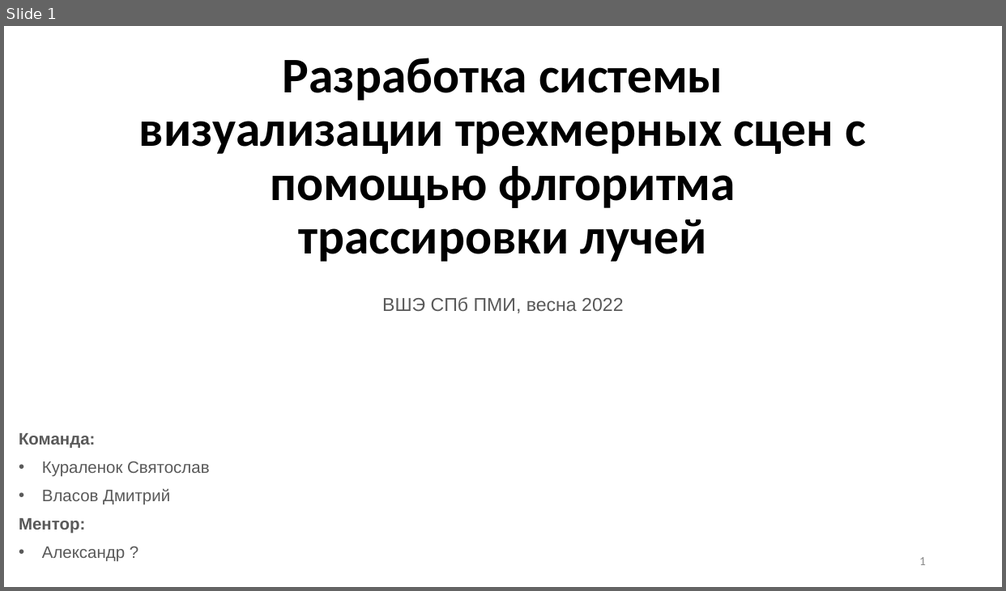
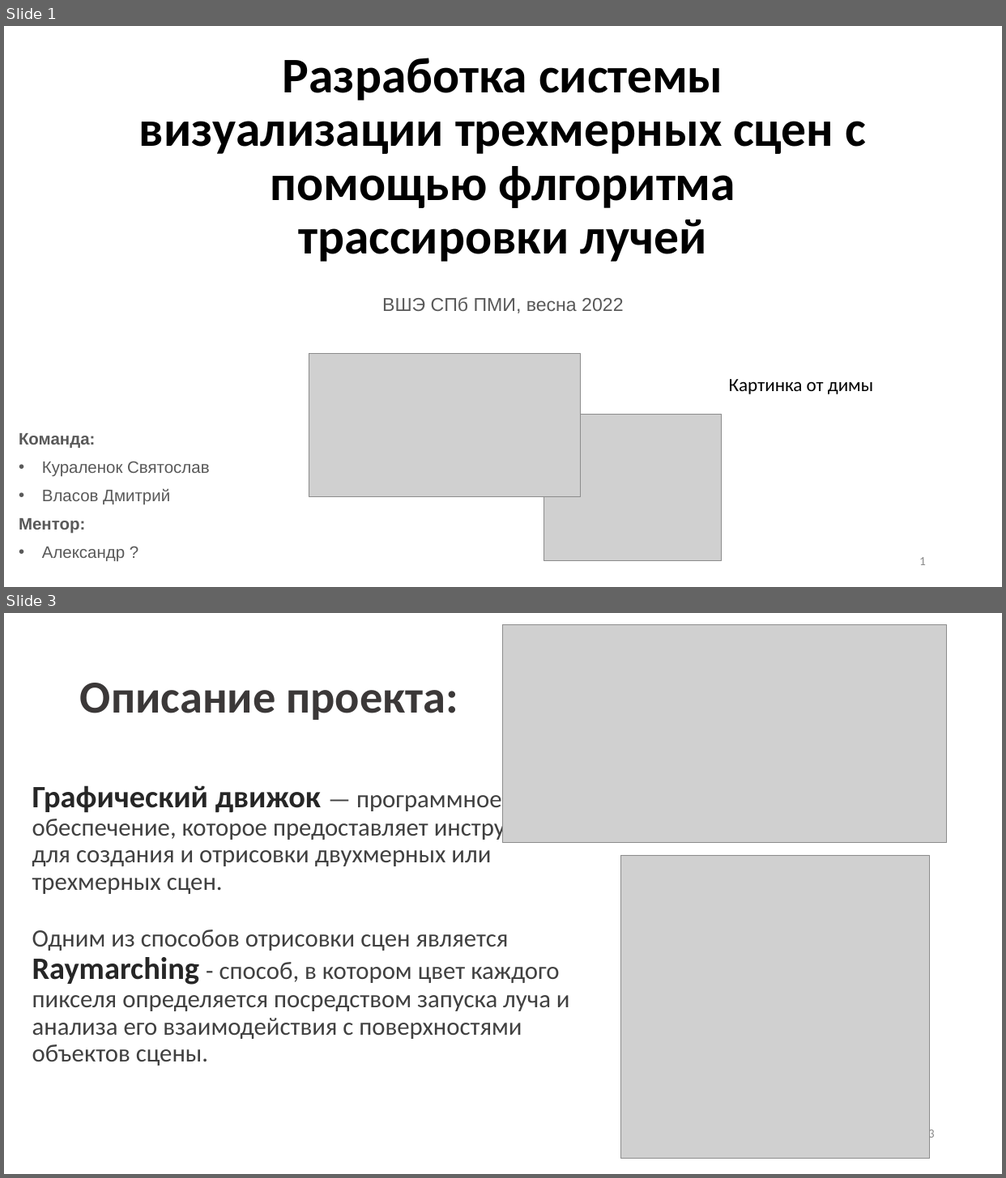
Before and after one commit to DmitriyVlasovDV1/CppRMRT, a slide deck: doc/presentation.pptx. Shown one above the other, each under a label of ours: slide 1 before the commit, slides 1 and 3 after it; the slides between them are not shown. The pictures are 1006x591 and 1006x1178 pixels, drawn with LibreOffice and Linux fonts; fonts in the diff are those of the drawing; grey boxes stand for pictures. Boxes give left, top, right and bottom in pixels: in the first picture for what was removed or moved away, otherwise in the second. Text is boxed around its words. In the diff, an @@ line names an element or a change of style, - is before the commit and + after.

```diff
--- a/doc/presentation.pptx
+++ b/doc/presentation.pptx
@@ slide 3 added at box(4, 613, 1002, 1174), background #FFFFFF @@
@@ picture added at box(503, 625, 948, 843) @@
@@ title added at box(80, 683, 458, 720), 44 pt, text #3B3838, bold @@
+Описание проекта:
@@ text added at box(32, 786, 574, 1066), 24 pt, text #404040 @@
+Графический движок — программное обеспечение, которое предоставляет инструменты для создания и отрисовки двухмерных или трехмерных сцен.
+Одним из способов отрисовки сцен является Raymarching - способ, в котором цвет каждого пикселя определяется посредством запуска луча и анализа его взаимодействия с поверхностями объектов сцены.
@@ picture added at box(621, 855, 929, 1160) @@
@@ page number added at box(928, 1127, 935, 1142), 12 pt, text #8C8C8C @@
+3
@@ slide 1 changed as well @@
@@ picture added at box(309, 354, 581, 497) @@
@@ text added at box(729, 379, 873, 395), 18 pt, text #000000 @@
+Картинка от димы
@@ picture added at box(543, 415, 721, 561) @@
```
Also in this commit, not shown: 4 other slides changed, 3 other slides added, 2 slides removed, 12 other files.
